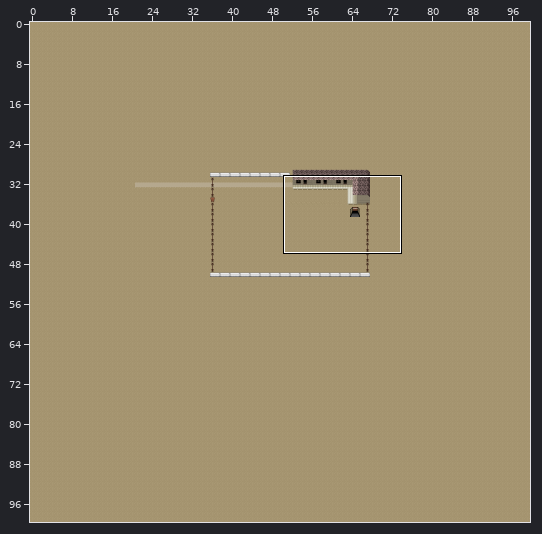
Tiled map -- android/assets/maps/tmx/opentest.tmx. The first picture is a wide view before the edit; the outline marks the close-up.
Close-up. The starting point:
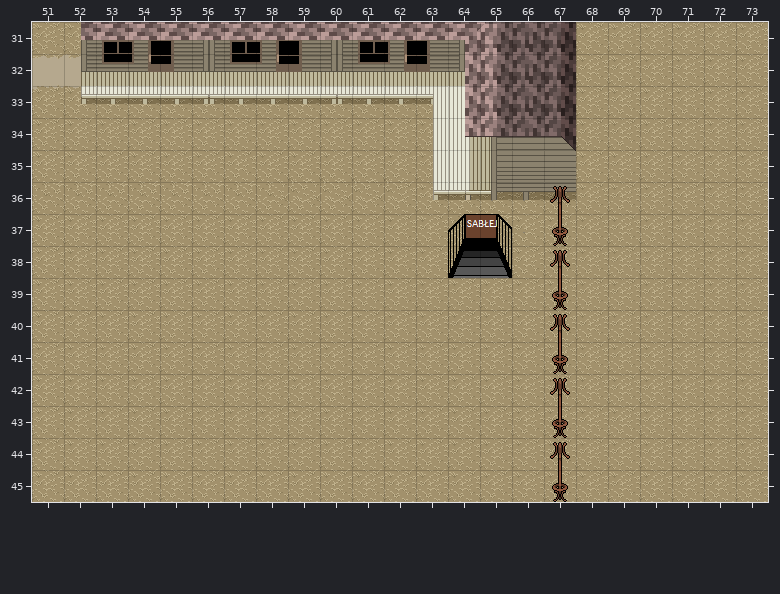
Cells are 32x32 px. Shown: x 51..73, y 31..45. The commit also changed other parts of the map, which this record leaves out.
And afterwards:
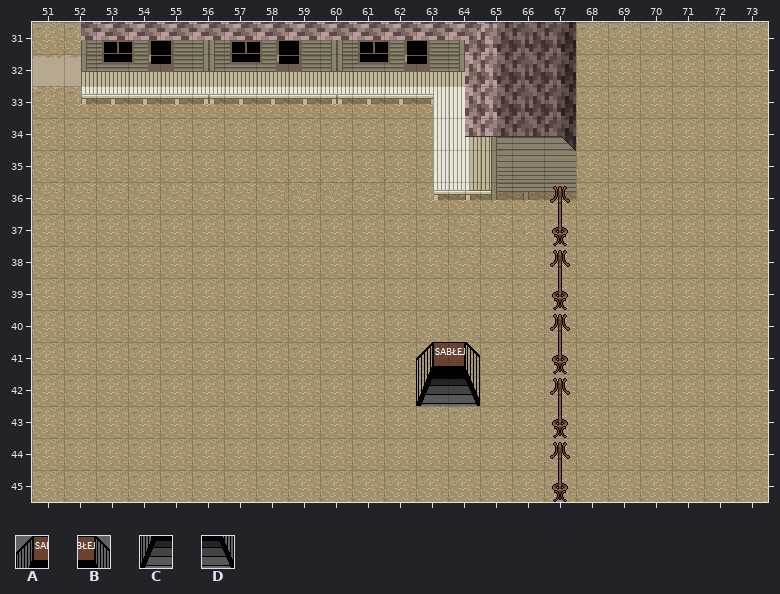
Key: from "sablej": A 0, B 1, C 2, D 3.
_ is an empty cell, . an unchanged one.
From old to new:
--- layer "Warstwa Kafelków 2"
@@ x 64..65 @@
-37 AB
-38 CD
+37 __
+38 __
@@ x 63..64 @@
-41 __
-42 __
+41 AB
+42 CD
